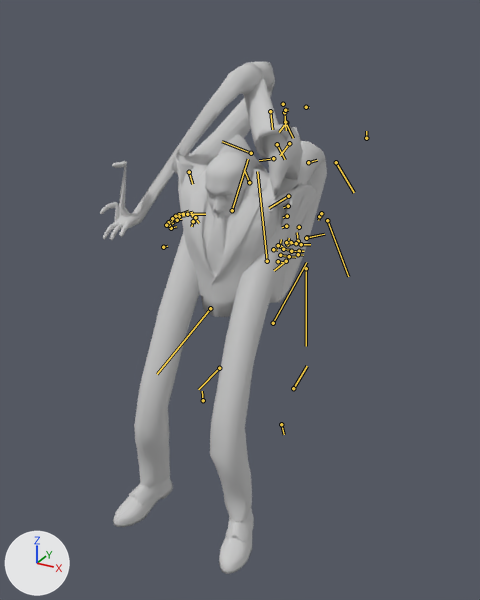
The FBX model Assets/FBX/SuiteMankDSP/SuiteMan_5lines_anim_SitAtPult_move_hand_A.fbx as it was, and as the next commit left it.
Both versions are drawn from a camera (50 mm lens) standing at (1.313, -2.942, 1.663) and looking at (0.232, -0.976, 0.68). Lighting does not change. The marker at lower left points along +X, +Y and +Z. Both versions are drawn at frame 66 of the action 'Take 001'; the numbers are the values there. The bones that bend it are drawn over the model as lines.

The first picture shows 'HeadF', 'SuitGEO01'.
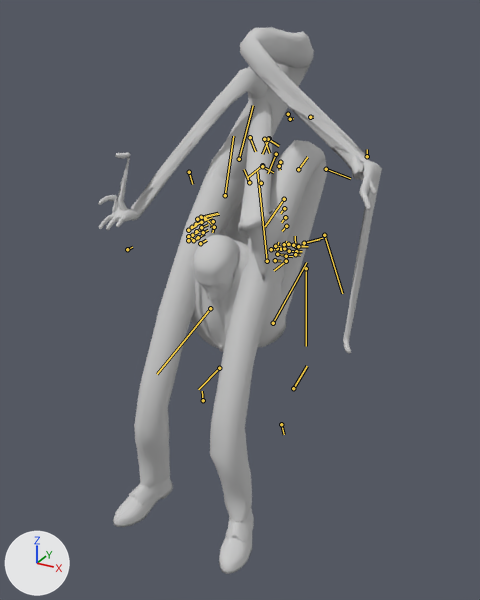
Boxes [x1, y1, x2, y2] around the edits, measured in the pictures (480 x 600 px):
'SuitGEO01', posed (25% wider, 7% taller)
    before: [100, 61, 327, 574]
    after: [98, 27, 382, 574]
bone 'Spine1_M', root to tip
    before: (286, 226) to (282, 227)
    after: (286, 226) to (282, 231)
bone 'Shoulder_R', root to tip
    before: (251, 153) to (222, 141)
    after: (239, 159) to (253, 105)
bone 'Elbow_R', root to tip
    before: (232, 210) to (248, 159)
    after: (225, 195) to (233, 136)
bone 'Elbow_L', root to tip
    before: (327, 220) to (348, 276)
    after: (324, 235) to (342, 293)

What the commit changed:
Bone 'Spine1_M' (bone_spine1_m) turns from (0, 0, 0) to (0, 0, 21) degrees about its own x, y and z.
Bone 'Shoulder_R' (bone_shoulder_r) turns from (13, 33, 16) to (23, 14, 95) degrees about its own x, y and z.
Bone 'Elbow_R' (bone_elbow_r) turns from (-7, -12, 66) to (7, -12, 4) degrees about its own x, y and z.
Bone 'Elbow_L' (bone_elbow_l) turns from (-15, -1, 39) to (-15, -6, 69) degrees about its own x, y and z.
